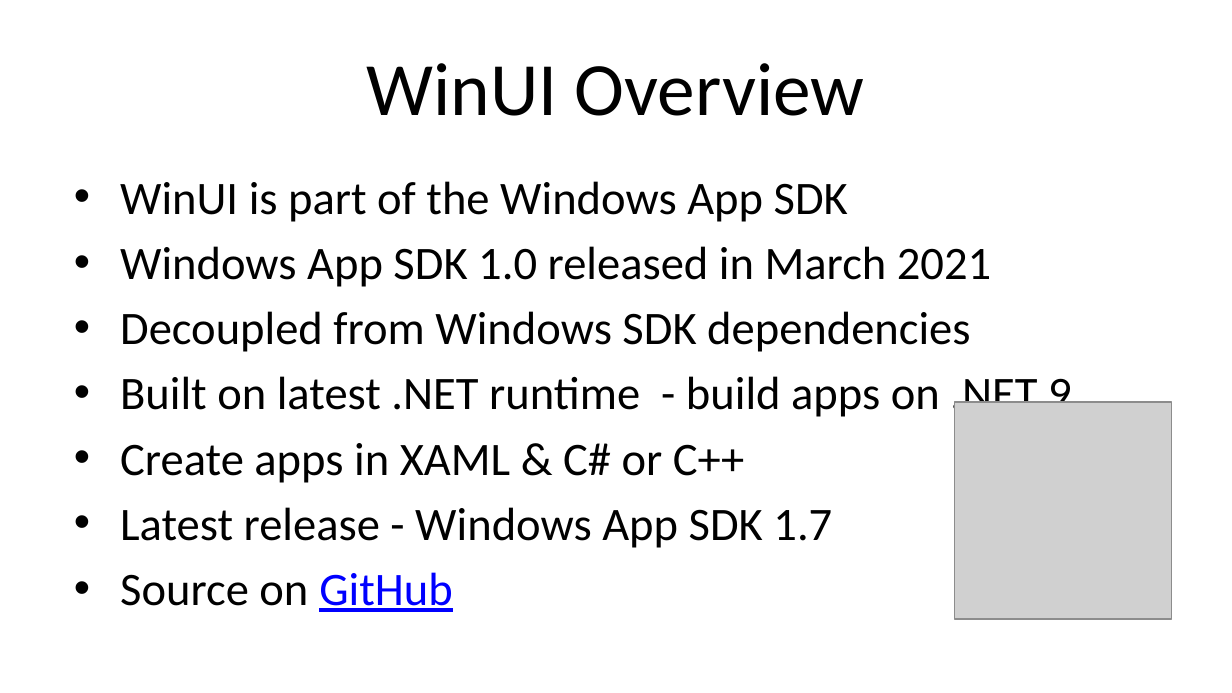
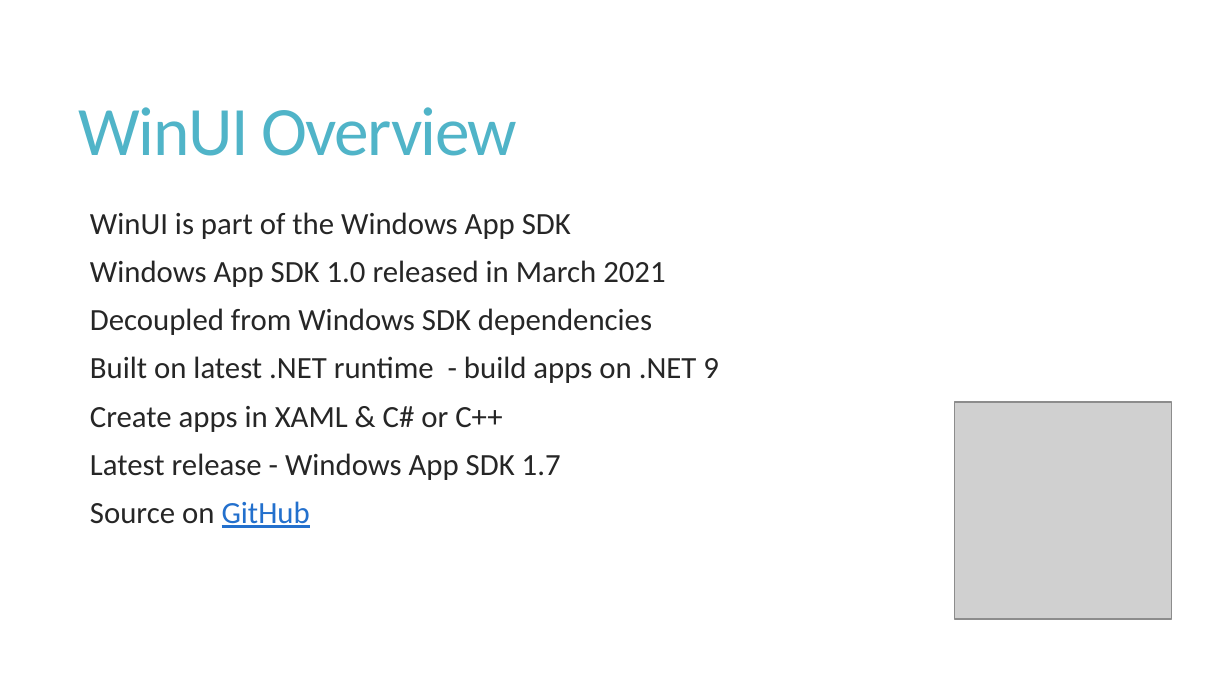
Before and after one commit to alvinashcraft/speaking, a slide deck: slide 4 of 2025/1107_TechBash/StartWithWinUI/TechBash 2025 - Get Started with WinUI.pptx (slide 5 before the commit). Drawn at 1232x693 pixels with LibreOffice and Linux fonts; fonts in the diff are those of the drawing; grey boxes stand for pictures; background and template pictures are left out. Boxes give left, top, right and bottom in pixels: in the first picture for what was removed or moved away, otherwise in the second. Text is boxed around its words. In the diff, an @@ line names an element or a change of style, - is before the commit and + after.

```diff
--- a/2025/1107_TechBash/StartWithWinUI/TechBash 2025 - Get Started with WinUI.pptx
+++ b/2025/1107_TechBash/StartWithWinUI/TechBash 2025 - Get Started with WinUI.pptx
@@ title "WinUI Overview": place and size @@
-title "WinUI Overview" at [367, 63, 864, 116]
+title "WinUI Overview" at [79, 107, 517, 156]
@@ title "WinUI Overview" at [79, 107, 517, 156]: size 44 to 40.5 pt, text colour #000000 to #50B4C8, letter spacing 0 to -0.9 pt; alignment centre to left; line spacing 1 to 0.85 @@
@@ text "WinUI is part of the ...": place and size @@
-text "WinUI is part of the ..." at [120, 181, 1072, 612]
+text "WinUI is part of the ..." at [90, 212, 719, 528]
@@ text "WinUI is part of the ..." at [90, 212, 719, 528]: size 27.2 to 18 pt, text colour #000000 to #262626; text colour #0000FF to #2370CD in "GitHub"; bullet • to  ; line spacing 1 to 0.85; more space between paragraphs @@
```
Also in this commit, not shown: 13 other slides changed, 3 slides removed.
